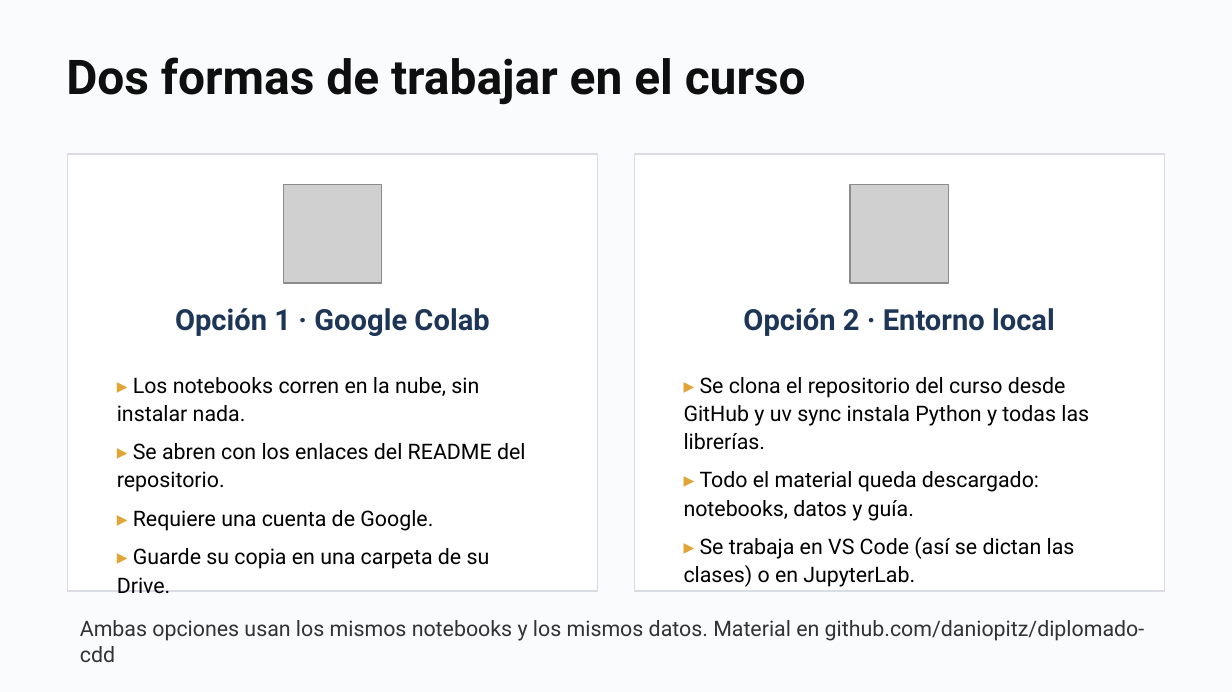
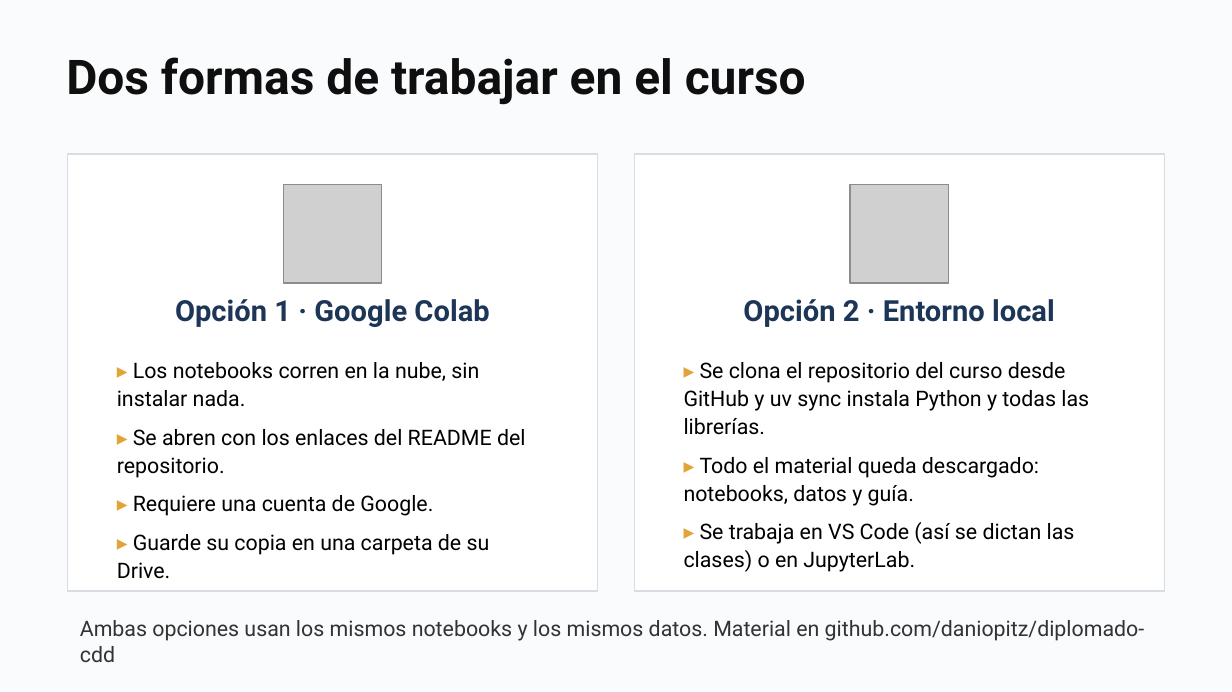
Before and after one commit to daniopitz/diplomado-cdd, a slide deck: slide 18 of presentaciones/clase01_fundamentos_ecosistema.pptx. Drawn at 1232x692 pixels with LibreOffice and Linux fonts; fonts in the diff are those of the drawing; grey boxes stand for pictures. Boxes give left, top, right and bottom in pixels: in the first picture for what was removed or moved away, otherwise in the second. Text is boxed around its words. In the diff, an @@ line names an element or a change of style, - is before the commit and + after.

```diff
--- a/presentaciones/clase01_fundamentos_ecosistema.pptx
+++ b/presentaciones/clase01_fundamentos_ecosistema.pptx
@@ text "Opción 1 · Google Colab": place and size @@
-text "Opción 1 · Google Colab" at (175,308,489,336)
+text "Opción 1 · Google Colab" at (175,299,489,327)
@@ text "Opción 2 · Entorno local": place and size @@
-text "Opción 2 · Entorno local" at (743,308,1055,336)
+text "Opción 2 · Entorno local" at (743,299,1055,327)
@@ text "▸ Los notebooks corren en ..." rewrapped from (117,377,526,569) to (117,362,526,579) @@
@@ text "▸ Se clona el repositorio ...": place and size @@
-text "▸ Se clona el repositorio ..." at (684,377,1089,587)
+text "▸ Se clona el repositorio ..." at (684,362,1089,572)
```
Also in this commit, not shown: 1 other file.
